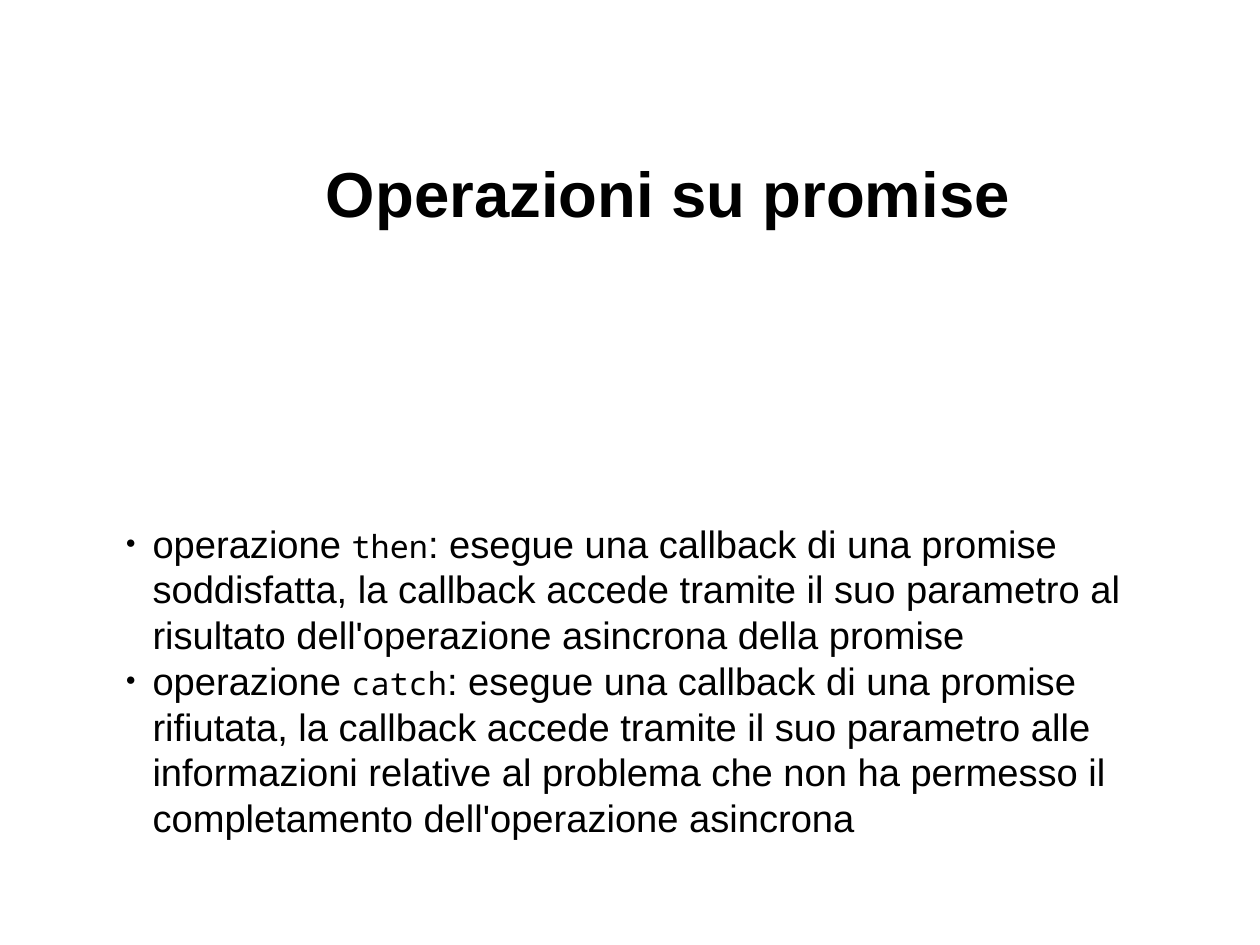
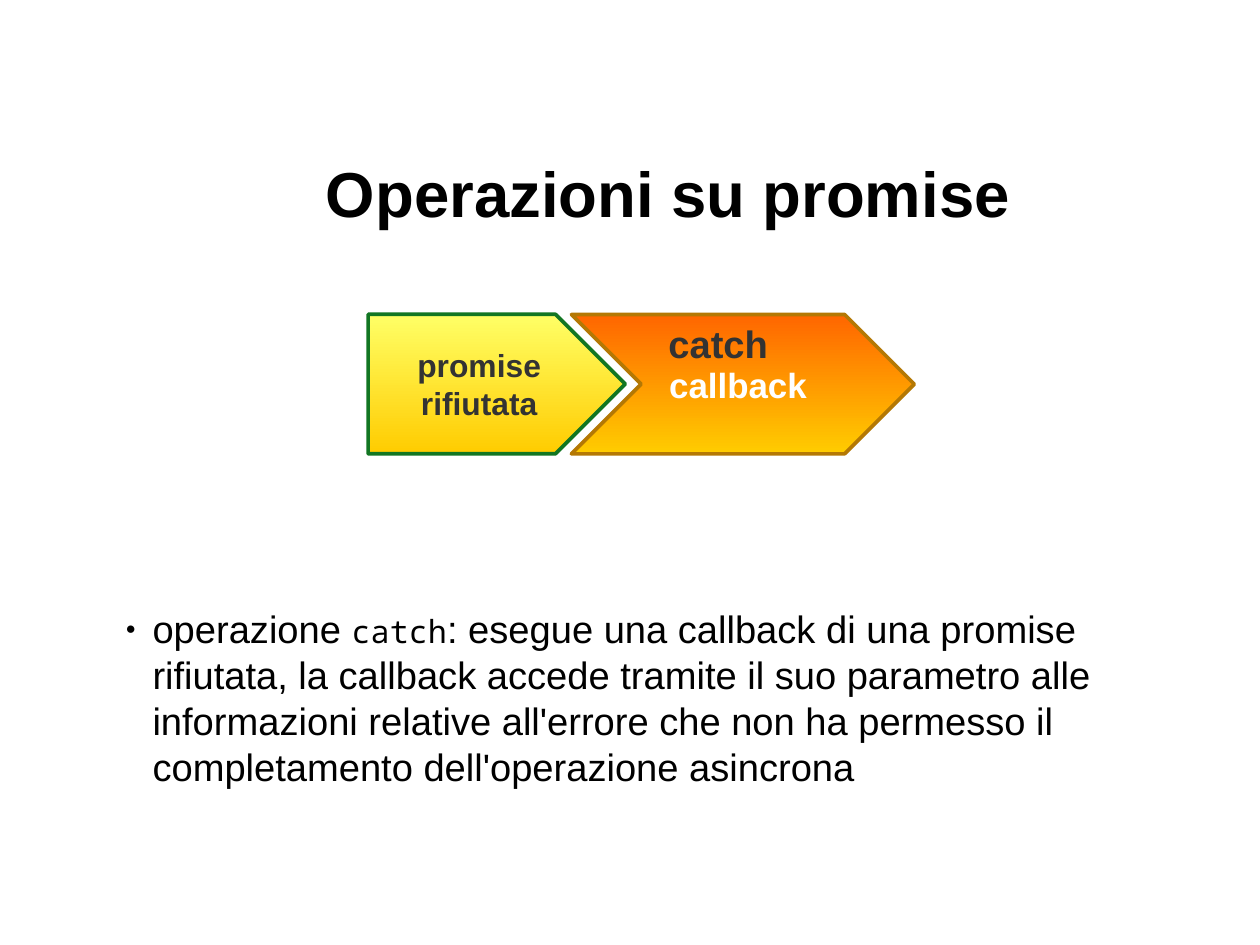
Before and after one commit to davideancona/minicorsiRAISE, a slide deck: slide 9 of iot/NodeJs2.odp (slide 8 before the commit). Drawn at 1260x945 pixels with LibreOffice and Linux fonts; fonts in the diff are those of the drawing. Boxes give left, top, right and bottom in pixels: in the first picture for what was removed or moved away, otherwise in the second. Text is boxed around its words. In the diff, an @@ line names an element or a change of style, - is before the commit and + after.

```diff
--- a/iot/NodeJs2.odp
+++ b/iot/NodeJs2.odp
@@ pentagon arrow added at <box>368,314,625,454</box>, fill gradient #FFFF66 to #FFCC00, outline #127622 2.3 pt, 20 pt, text #333333, bold @@
+promise rifiutata
@@ chevron added at <box>572,314,915,454</box>, fill gradient #FFCC00 to #FF6600, outline #B47804 2.3 pt, 22 pt, text #FFFFFF, bold @@
+callback
@@ text added at <box>668,330,767,359</box>, 24 pt, text #333333, bold @@
+catch
@@ text at <box>153,615,1090,789</box>: text changed @@
-● operazione then: esegue una callback di una promise soddisfatta, la callback accede tramite il suo parametro al risultato dell'operazione asincrona della promise
-● operazione catch: esegue una callback di una promise rifiutata, la callback accede tramite il suo parametro alle informazioni relative al problema che non ha permesso il completamento dell'operazione asincrona
+● operazione catch: esegue una callback di una promise rifiutata, la callback accede tramite il suo parametro alle informazioni relative all'errore che non ha permesso il completamento dell'operazione asincrona
```
Also in this commit, not shown: 7 other slides changed, 1 slide added, 14 other files.
